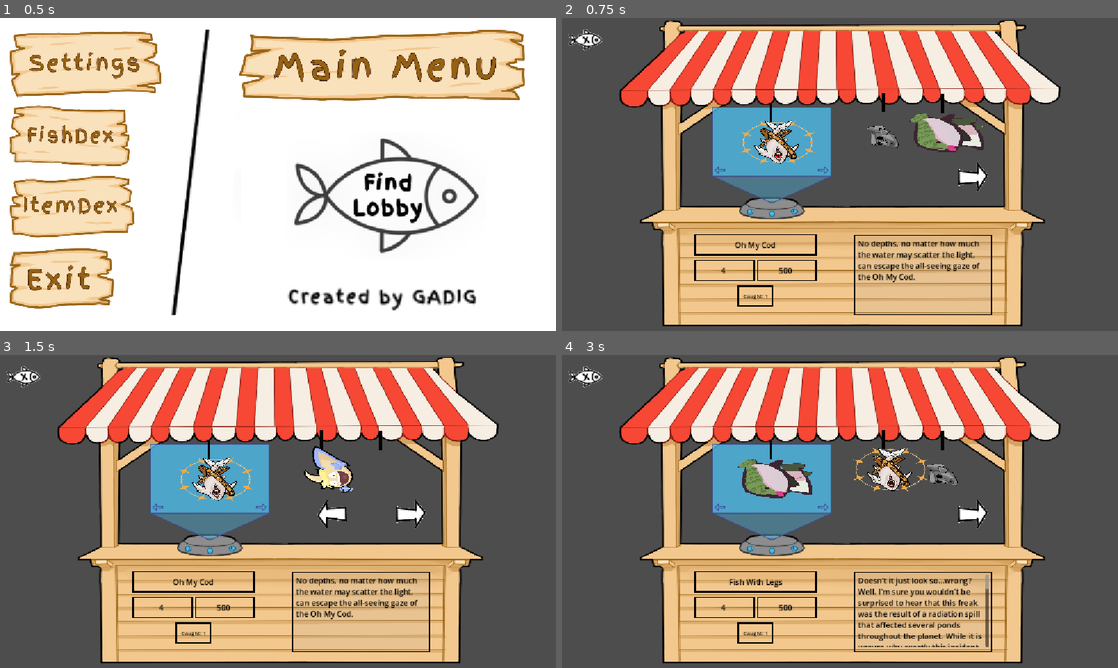
Above: before the commit, frames 1-4 (two rows, left to right).
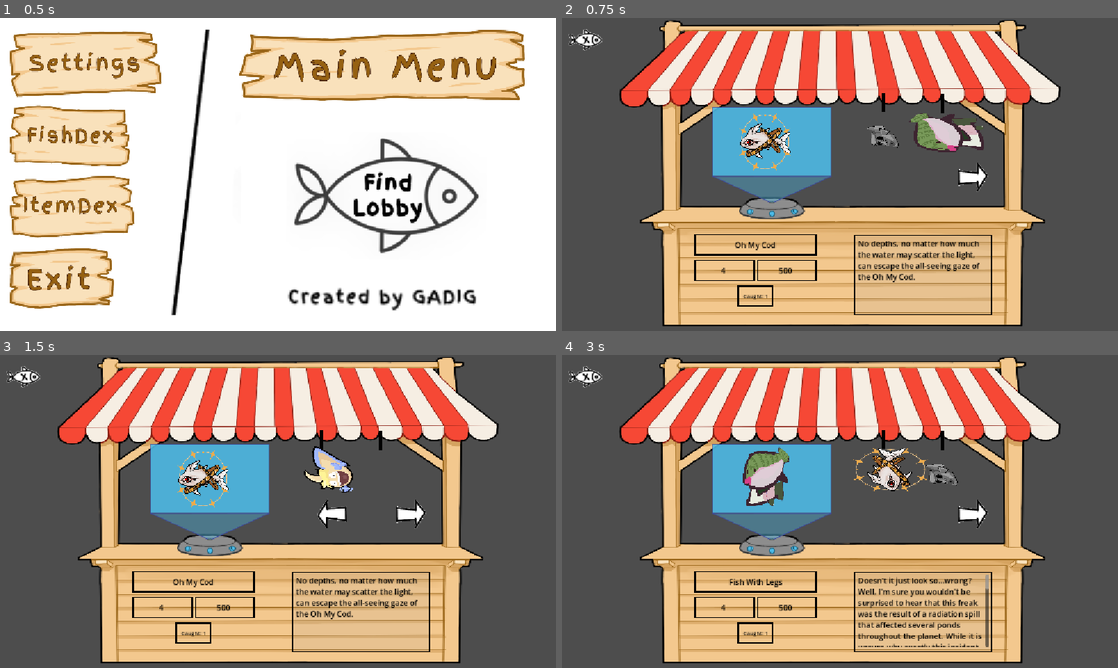
Above: after the commit, the same moments.

Repository: gmuGADIG/King-Fisher
Game: Godot game, scene res://ui/main_menu/main_menu.tscn
Two runs of this game, one before a commit and one after it. Both use one fixed random seed, a clock stepped at 60 frames per second and the inputs below. The engine's default icon, where the game draws it, is replaced by a stand-in: a white triangle on a blue panel in a dark square. Sound files missing from this copy of the repository are replaced by a short silence.
Inputs (mouse positions are in pixels of both pictures, inside the frame that each line leads up to):
- Up to frame 1 (0.5 s): no input
- Up to frame 2 (0.75 s): click (662, 136) at 0.5 s
- Up to frame 3 (1.5 s): click (405, 514) at 1.25 s
- Up to frame 4 (3 s): click (895, 514) at 2 s; click (945, 467) at 2.77 s

Frame 1 is identical in both runs. In frame 2, 1.2% of the frame differs, in the area x 27-48%, y 27-50%; in frame 3, 1.2%; in frame 4, 1.5%.

Commit message:
Updated & Fished Fishdex

Diff:
--- a/ui/fish_dex/fishdex.gd
+++ b/ui/fish_dex/fishdex.gd
@@ -36,8 +36,12 @@
 			fishdex_order.append(fish_name)
 			fishdex_order.sort_custom(custom_sort_fish)
 
+	# Hides Current/Selected Fishs hook
+	$Stall/TextureRect/Current_Fish/Hook.hide()
+
 	_on_draw()
 
+# Sorts fish base on its grade.
 func custom_sort_fish(a, b):
 		var fish_a = LIST_OF_FISH.get(a)
 		var fish_b = LIST_OF_FISH.get(b)
@@ -163,7 +167,7 @@
 		current_tab -= 1
 	elif right:
 		if len(fishdex_entries) % 2 == 1 or len(fishdex_entries) % 2 == 0:
-			if current_tab + 1 > len(fishdex_order)/2 + 1 or current_tab + 1 > len(fishdex_order)/2:
+			if current_tab + 1 > round(len(fishdex_order)/2.0) + 1 or current_tab + 1 > round(len(fishdex_order)/2.0):
 				Debug.log_err("Fishdex Attempted to change to illegal tab: " + str(current_tab + 1))
 				return
 		current_tab += 1
--- a/ui/fish_dex/fishdex.tscn
+++ b/ui/fish_dex/fishdex.tscn
@@ -79,10 +79,12 @@
 anchor_top = 0.5
 anchor_right = 0.5
 anchor_bottom = 0.5
-offset_left = -45.0
-offset_top = -125.0
-offset_right = -45.0
-offset_bottom = -125.0
+offset_left = 82.99997
+offset_top = -88.0
+offset_right = 82.99997
+offset_bottom = -88.0
+rotation = 1.5707964
+scale = Vector2(0.7814791, 1.1814791)
 pivot_offset_ratio = Vector2(0.5, 0.5)
 script = ExtResource("5_y04r0")
 
Binary file changed: ui/fish_dex/fishdex-hologram.png
